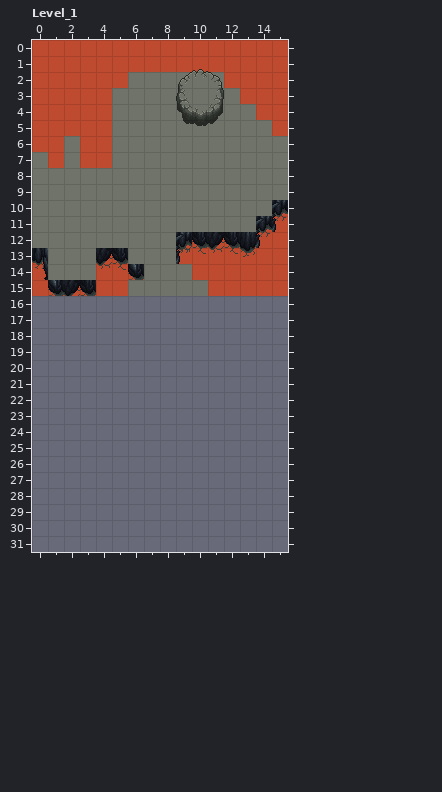
Two states of a LDtk project, LDtK_Matrimony/Matrimony.ldtk. The picture above is the old version.
Cells are 16x16 px. Shown: Level_1 x 0..15, y 0..31. The commit also changed other parts of the map, which this record leaves out. The old version is drawn lined up with the new one.
And afterwards:
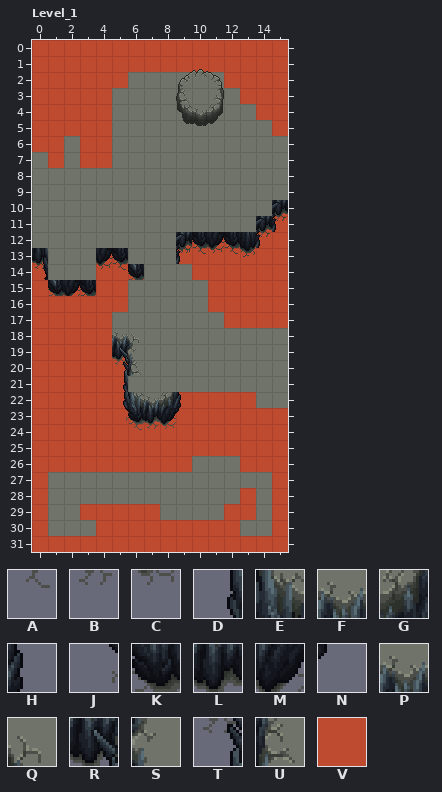
Key: from "Ground_rocks": A 157, B 158, C 159, D 301, E 302, F 303, G 304, H 305, J 327, K 328, L 329, M 330, N 331, P 401, Q 402, R 427, S 428, T 453, U 454; from "IntGrid": V 2 "not_blocked_when_flying".
_ is an empty cell.
From old to new:
map size 16x16 -> 16x32 cells
Layer "IntGrid":
y 16: x 0..5 ______ -> VVVVVV; x 11..15 _____ -> VVVVV
y 17: x 0..4 _____ -> VVVVV; x 12..15 ____ -> VVVV
y 18: x 0..4 _____ -> VVVVV
y 19..21: x 0..5 ______ -> VVVVVV
y 22: x 0..5 ______ -> VVVVVV; x 9..13 _____ -> VVVVV
y 23..25: x 0..15 ________________ -> VVVVVVVVVVVVVVVV
y 26: x 0..9 __________ -> VVVVVVVVVV; x 13..15 ___ -> VVV
y 27: x 0 _ -> V; x 15 _ -> V
y 28: x 0 _ -> V; x 13 _ -> V; x 15 _ -> V
y 29: x 0 _ -> V; x 3..7 _____ -> VVVVV; x 12..13 __ -> VV; x 15 _ -> V
y 30: x 0 _ -> V; x 4..12 _________ -> VVVVVVVVV; x 15 _ -> V
y 31: x 0..15 ________________ -> VVVVVVVVVVVVVVVV
Layer "Tiles":
y 18: x 5..6 __ -> PQ
y 19: x 5..6 __ -> RS
y 20: x 5..6 __ -> TU
y 21: x 5 _ -> D
y 22: x 5..9 _____ -> DEFGH
y 23: x 5..9 _____ -> JKLMN
y 24: x 6..8 ___ -> ABC
Changed places in both pictures, as pixel boxes (x1, y1, x2, y2):
added: (32, 296, 288, 552)
